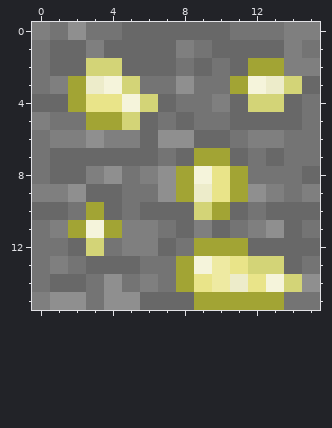
Pixel-art sprite: Textures/Blocks/mcl_core_gold_ore.png. The first picture shows the starting point.
The file is 16x16 pixels. Colours within 5 levels of each other are drawn and written as one.
New version:
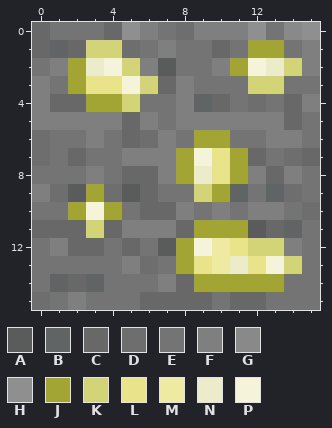
Palette (. is transparent): A #5a5b5b  B #616464  C #686868  D #6e6e6e  E #747474  F #7f7f7f  G #898989  H #8f8f8f  J #a2a434  K #d3d477  L #e9e489  M #eeeaa2  N #edecca  P #f5f4db
Change:
Changed rows in their new state; - is an unchanged pixel.
first column x 0:
 0 C-E-CHFEDFFFH-GH
 1 CB-KKDEFE--EJJEF
 2 -FJNPKFA-EFJPNK-
 3 FE-LLPKCF--EKKEE
 4 F-CJJKEEFBCEDE-F
 5 -FFFFCF-FFFFFF--
 6 DEEFECDFEJJ-E-F-
 7 DE-EEFFFJPLJCEDC
 8 -EE-ECCF-N--FCFE
 9 -DAJDACEEKJBEBDE
10 EEJPJ---FEFEFFED
11 CCCKC--F-JJJACB-
12 -F-C-CEAJPMLKKFE
13 -E-EEFD--L-NLPK-
14 -B-BE-EFCJJJJJEE
15 DEF-EE---CECCE--
Pixel boxes of the changes (left, top, right, bottom) in both pictures:
changed: (32, 22, 320, 310)
